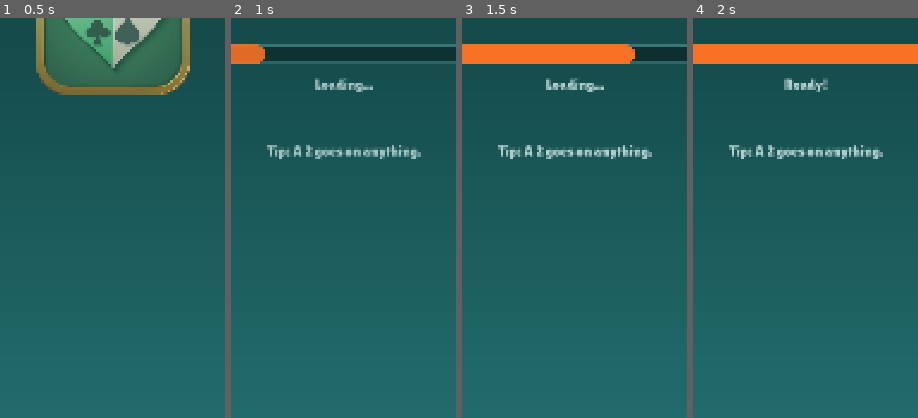
Above: before the commit, frames 1-4 (left to right).
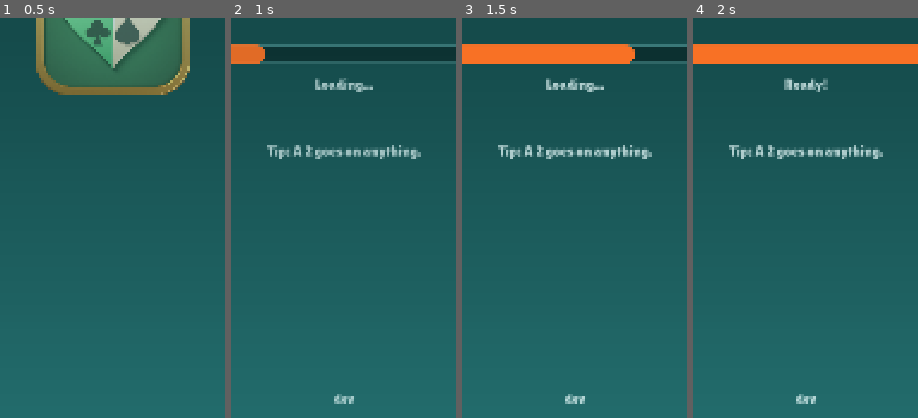
Above: after the commit, the same moments.

Repository: lambou/jcommand-cards-monorepo
Game: Godot game, scene res://scenes/main.tscn
The game is run twice, just before and just after one commit, with the same random seed, the same clock (stepped at 60 frames per second) and the same inputs.
Inputs (mouse positions are % of the whole screen's width and height, from its top left):
- Up to frame 1 (0.5 s): no input
- Up to frame 2 (1 s): tap Enter at 0.5 s; move the mouse to (72, 45) at 0.52 s; hold Right from 0.53 s (still down); click (72, 45) at 0.67 s; tap Space at 0.77 s
- Up to frame 3 (1.5 s): release Right at 1.25 s; drag from (30, 55) to (45, 70) at 1.27 s
- Up to frame 4 (2 s): no input
The pictures show only the part of the screen within x 25-75%, y 50-100%; the shares and areas given below are measured in that part.

Frame 1 is identical in both runs. In frame 2, 0.2% of the frame differs, in the area x 45-55%, y 94-97%; in frame 3, 0.2%; in frame 4, 0.2%.

Commit message:
Versioning from git tags, shown in the app; Google Play release pipeline
The release workflow derives semver from the commits since the last v* tag,
stamps versionName/versionCode and apps/mobile/build_info.json, and the menu
and loading screen show "v1.2.3 (87)". Local runs show "dev".

Co-Authored-By: Claude Sonnet 5.5 <noreply@anthropic.com>

Diff:
--- /dev/null
+++ b/apps/mobile/scripts/game/app_version.gd
@@ -0,0 +1,54 @@
+extends RefCounted
+## The version shown in the app ("v1.4.2 (87)" on the start menu, like Subway Surfers).
+##
+## Never edited by hand. The release pipeline (.github/workflows/release-android.yml) derives the
+## semver from the Conventional Commits since the last v* git tag, then writes
+## res://build_info.json before exporting:  {"version": "1.4.2", "build": 87, "commit": "ab12cd3"}
+## `build` is also the Android versionCode. The file is gitignored, so a local / editor run has
+## no build info and shows "dev".
+
+const BUILD_INFO := "res://build_info.json"
+const UI := preload("res://scripts/ui/ui_kit.gd")
+
+static var _cache: Dictionary = {}
+
+
+static func info() -> Dictionary:
+	if _cache.is_empty():
+		_cache = {"version": "dev", "build": 0, "commit": ""}
+		if FileAccess.file_exists(BUILD_INFO):
+			var parsed = JSON.parse_string(FileAccess.get_file_as_string(BUILD_INFO))
+			if parsed is Dictionary:
+				_cache["version"] = str(parsed.get("version", "dev"))
+				_cache["build"] = int(parsed.get("build", 0))
+				_cache["commit"] = str(parsed.get("commit", ""))
+	return _cache
+
+
+## "1.4.2"
+static func version_name() -> String:
+	return str(info()["version"])
+
+
+## "v1.4.2 (87)", or "dev" when there is no build info.
+static func label_text() -> String:
+	var i := info()
+	if i["version"] == "dev":
+		return "dev"
+	var s := "v%s" % i["version"]
+	if int(i["build"]) > 0:
+		s += " (%d)" % int(i["build"])
+	return s
+
+
+## Small dim caption pinned to the bottom of its parent; ignores input.
+static func make_label() -> Label:
+	var l := UI.hint(label_text())
+	l.name = "VersionLabel"
+	l.add_theme_font_size_override("font_size", UI.FONT_CAPTION)
+	l.mouse_filter = Control.MOUSE_FILTER_IGNORE
+	l.set_anchors_and_offsets_preset(Control.PRESET_BOTTOM_WIDE)
+	l.offset_top = -64
+	l.offset_bottom = -24
+	l.grow_vertical = Control.GROW_DIRECTION_BEGIN
+	return l
--- a/apps/mobile/scripts/ui/boot.gd
+++ b/apps/mobile/scripts/ui/boot.gd
@@ -8,6 +8,7 @@
 const UI := preload("res://scripts/ui/ui_kit.gd")
 const Avatar := preload("res://scripts/ui/avatar.gd")
 const Settings := preload("res://scripts/game/settings.gd")
+const AppVersion := preload("res://scripts/game/app_version.gd")
 
 const LOGO := UI.LOGO
 const SPLASH_LOGO := 360.0   # logo edge length on the 1080-wide canvas
@@ -108,6 +109,7 @@
 	tip.add_theme_color_override("font_color", UI.TEXT_DIM)
 	box.add_child(UI.spacer(60))
 	box.add_child(tip)
+	_loading.add_child(AppVersion.make_label())
 
 
 func _run_splash() -> void:
--- a/apps/mobile/scripts/ui/menu.gd
+++ b/apps/mobile/scripts/ui/menu.gd
@@ -15,6 +15,7 @@
 const HistoryPanel := preload("res://scripts/ui/history_panel.gd")
 const Recorder := preload("res://scripts/game/recorder.gd")
 const MenuBackdrop := preload("res://scripts/ui/menu_backdrop.gd")
+const AppVersion := preload("res://scripts/game/app_version.gd")
 
 const RULES_TEXT := """GOAL
 Be the first to play all your cards.
@@ -82,6 +83,7 @@
 		box.add_child(b)
 		b.modulate.a = 0.0   # hidden until the entrance animation lifts it in
 	_pill_up.call_deferred(buttons)
+	add_child(AppVersion.make_label())
 	# First launch only (debug runs and screenshots skip it): offer the tutorial once, never force it.
 	if Recorder.enabled and not Settings.tutorial_seen:
 		Settings.tutorial_seen = true
